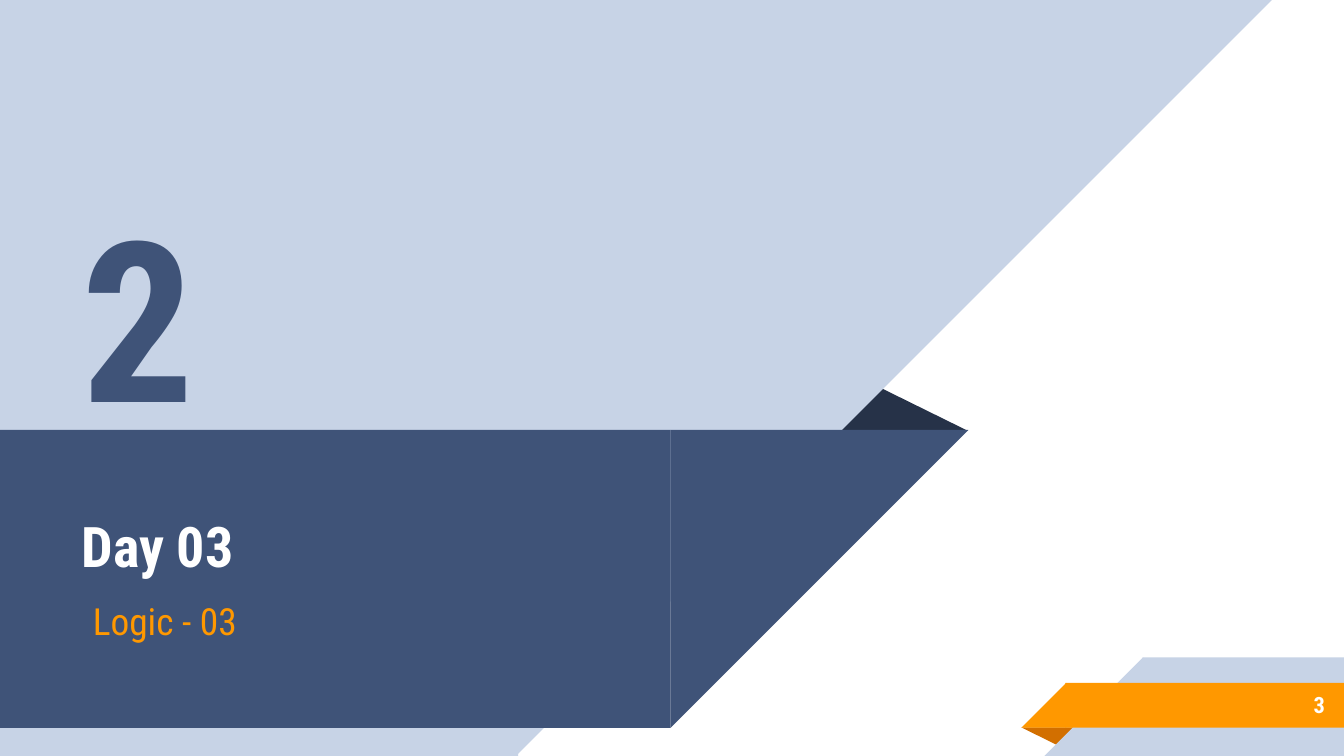
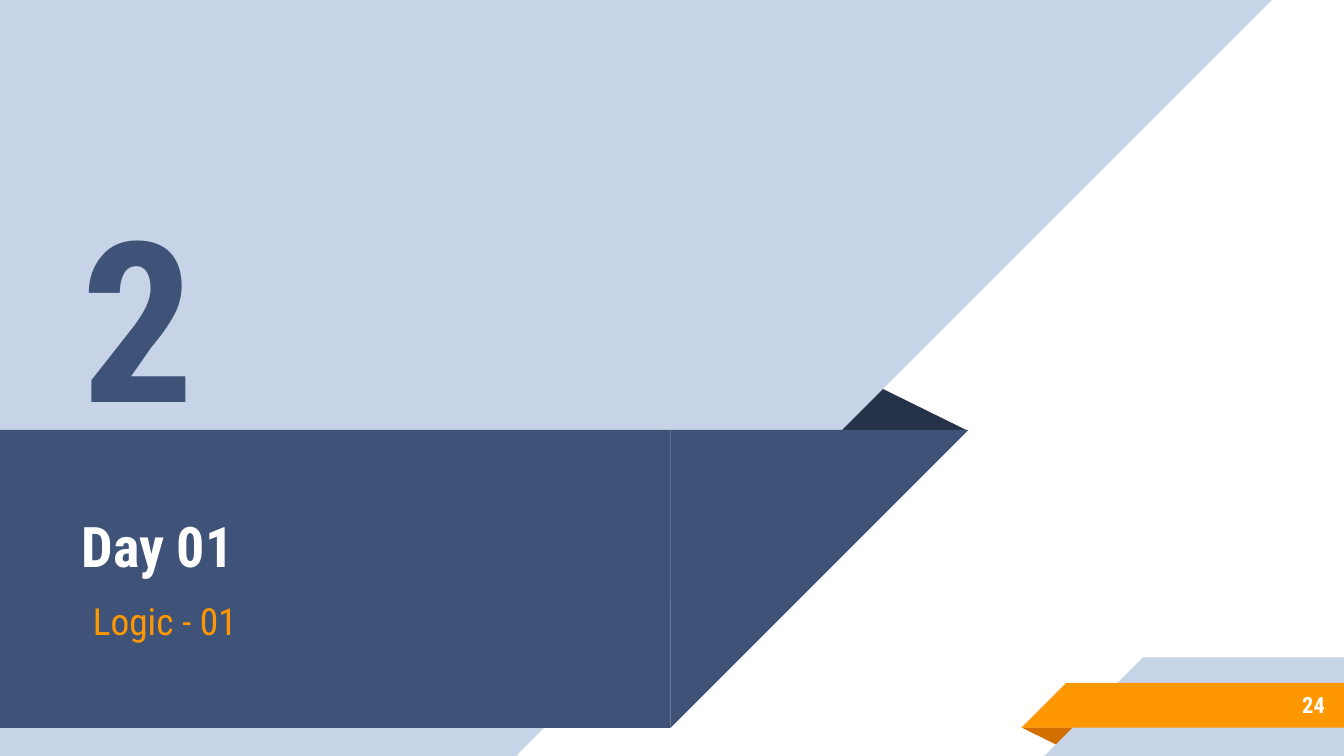
Before and after one commit to aronipurwanto/materi-xa, a slide deck: slide 24 of java-logic/Slide-Java-Logic-03.pptx (slide 3 before the commit). Drawn at 1344x756 pixels with LibreOffice and Linux fonts; fonts in the diff are those of the drawing. Boxes give left, top, right and bottom in pixels: in the first picture for what was removed or moved away, otherwise in the second. Text is boxed around its words. In the diff, an @@ line names an element or a change of style, - is before the commit and + after.

```diff
--- a/java-logic/Slide-Java-Logic-03.pptx
+++ b/java-logic/Slide-Java-Logic-03.pptx
@@ title at [82, 526, 234, 579]: text changed @@
-Day 03
+Day 01
@@ subtitle at [93, 608, 237, 643]: text changed @@
-Logic - 03
+Logic - 01
@@ page number at [1302, 697, 1325, 713]: text changed @@
-3
+24
```
Also in this commit, not shown: 2 other slides changed, 49 slides added, 3 other files.
